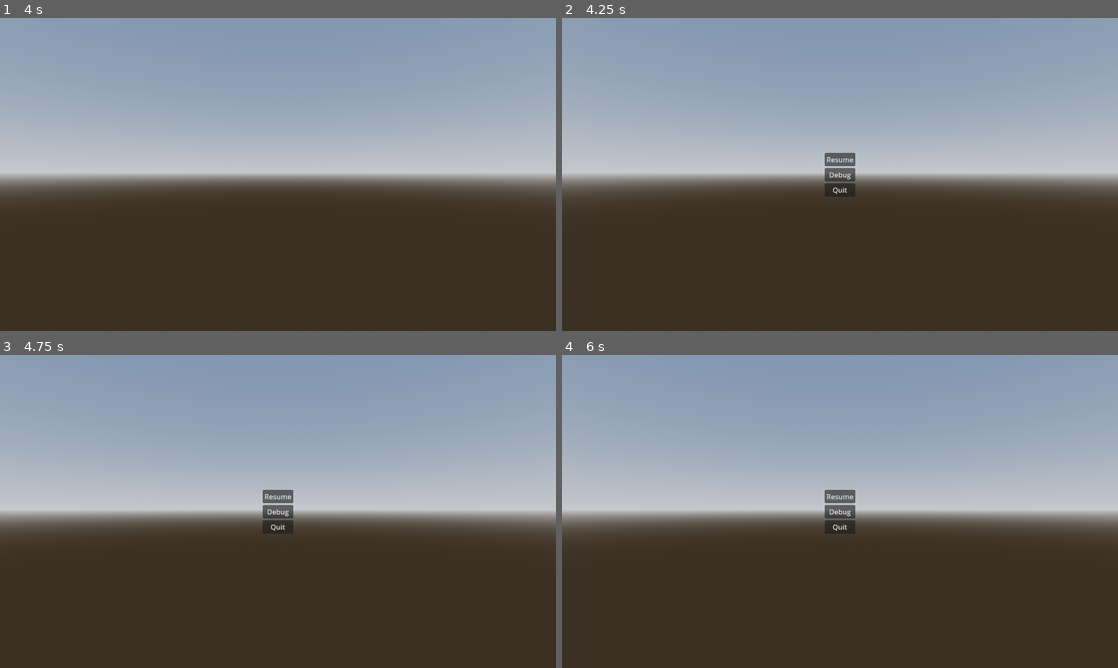
Above: before the commit, frames 1-4 (two rows, left to right).
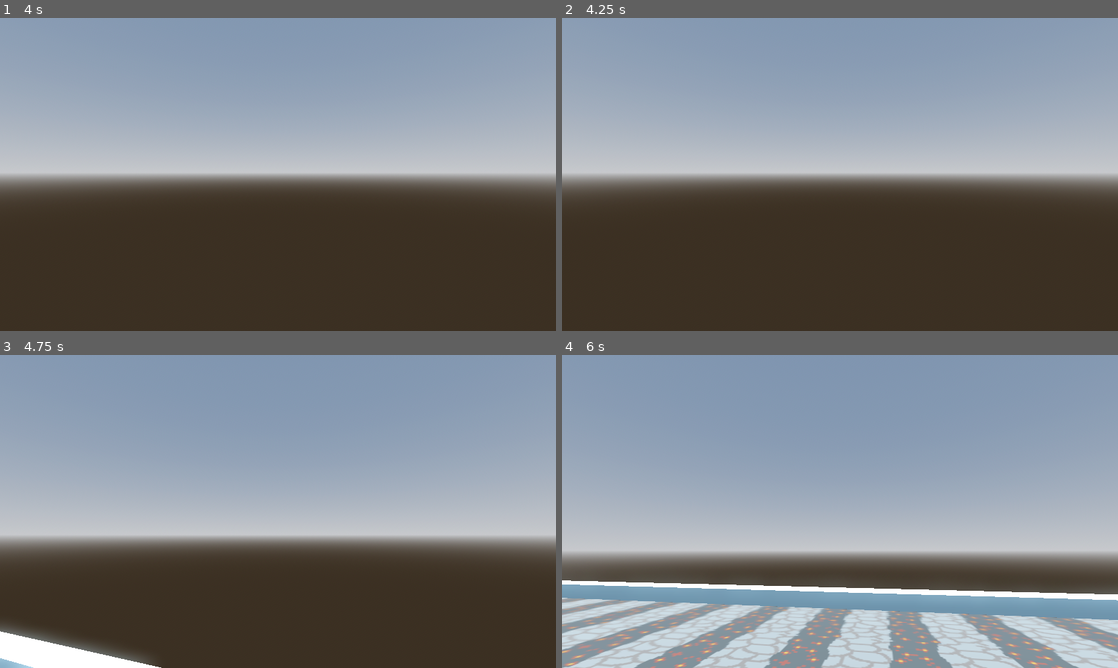
Above: after the commit, the same moments.

Repository: Tuturtut/InsererNomDuJeu
Game: Godot game, scene res://scenes/game.tscn
Same seed, same stepped clock (60 frames per second), same inputs: the game is played once before the commit and once after it.
Inputs (mouse positions are in pixels of both pictures, inside the frame that each line leads up to):
- Up to frame 1 (4 s): tap Enter (ui_accept) at 0.5, 0.77, 1.52, 3.02, 3.5, 3.77 s; move the mouse to (305, 174) at 0.52 s; hold Ctrl (crouch) 0.53-1.28 s; hold Z (move_forward) from 0.53 s (still down); move the mouse to (250, 174) at 1.27 s; tap Shift (dash) at 1.35, 2.85 s; move the mouse to (289, 168) at 2.02 s; hold Ctrl (crouch) 2.03-2.78 s; move the mouse to (272, 180) at 2.77 s; move the mouse to (316, 177) at 3.52 s; hold Ctrl (crouch) from 3.53 s (still down)
- Up to frame 2 (4.25 s): keep holding Z (move_forward); keep holding Ctrl (crouch); tap Escape (pause) at 4.15 s
- Up to frame 3 (4.75 s): move the mouse to (111, 464) at 4.27 s; release Z (move_forward) at 4.28 s; release Ctrl (crouch) at 4.28 s; hold Q (move_left) from 4.28 s (still down); tap Shift (dash) at 4.35 s; tap Enter (ui_accept) at 4.52 s
- Up to frame 4 (6 s): move the mouse to (867, 511) at 5.02 s; release Q (move_left) at 5.03 s; hold S (move_back) 5.03-5.78 s; hold Ctrl (crouch) 5.03-5.78 s; move the mouse to (756, 433) at 5.77 s; hold D (move_right) from 5.78 s (still down); tap Shift (dash) at 5.85 s

Frame 1 is identical in both runs. In frame 2, 0.7% of the frame differs, in the area x 47-53%, y 43-58%; in frame 3, 16%; in frame 4, 52%, in the area x 0-100%, y 39-100%.

Commit message:
Les fichiers fesant la pause ont été retiré

Diff:
--- a/Game/scenes/game.tscn
+++ b/Game/scenes/game.tscn
@@ -1,10 +1,7 @@
-[gd_scene load_steps=17 format=3 uid="uid://cg7jevsvrc627"]
+[gd_scene load_steps=14 format=3 uid="uid://cg7jevsvrc627"]
 
 [ext_resource type="PackedScene" uid="uid://q6p1ma8viwrp" path="res://scenes/player.tscn" id="1_3hb8r"]
 [ext_resource type="Texture2D" uid="uid://djkr4hj1lw24t" path="res://textures/path_straigth.png" id="1_3x6iu"]
-[ext_resource type="Script" path="res://scripts/game.gd" id="1_8tg80"]
-[ext_resource type="PackedScene" uid="uid://dd8mdgmjjxdin" path="res://scenes/pause_menu.tscn" id="4_d5hm8"]
-[ext_resource type="Script" path="res://scripts/pause_menu.gd" id="5_04b3n"]
 
 [sub_resource type="StandardMaterial3D" id="StandardMaterial3D_h8jlt"]
 albedo_color = Color(0.737255, 0.913725, 1, 1)
@@ -46,7 +43,6 @@
 
 [node name="World" type="Node3D"]
 process_mode = 3
-script = ExtResource("1_8tg80")
 
 [node name="Platform" type="Node3D" parent="."]
 
@@ -148,6 +144,3 @@
 [node name="DirectionalLight3D" type="DirectionalLight3D" parent="Environement"]
 transform = Transform3D(-1, 8.74227e-08, -4.37114e-08, -4.37114e-08, 1.91068e-15, 1, 8.74228e-08, 1, 1.91068e-15, 0, 36.5215, 0)
 shadow_enabled = true
-
-[node name="PauseMenu" parent="." instance=ExtResource("4_d5hm8")]
-script = ExtResource("5_04b3n")
--- a/Game/scripts/game.gd
+++ /dev/null
@@ -1,24 +0,0 @@
-extends Node3D
-
-@onready var pause_menu = $PauseMenu
-var on_pause = false
-
-# Called when the node enters the scene tree for the first time.
-func _ready():
-	pause_menu.visible = false
-
-
-# Called every frame. 'delta' is the elapsed time since the previous frame.
-func _process(delta):
-	handle_pause()
-
-func handle_pause():
-	if Input.is_action_just_pressed("pause"):
-		on_pause = !on_pause
-		get_tree().paused = not get_tree().paused
-		pause_menu.visible = not pause_menu.visible
-
-		if on_pause:
-			Input.set_mouse_mode(Input.MOUSE_MODE_VISIBLE)
-		else:
-			Input.set_mouse_mode(Input.MOUSE_MODE_CAPTURED)
--- a/Game/scripts/pause_menu.gd
+++ /dev/null
@@ -1,15 +0,0 @@
-extends Control
-
-
-# Called when the node enters the scene tree for the first time.
-func _ready():
-	pass # Replace with function body.
-
-
-# Called every frame. 'delta' is the elapsed time since the previous frame.
-func _process(delta):
-	pass
-
-
-func _on_resume_pressed():
-	pass
